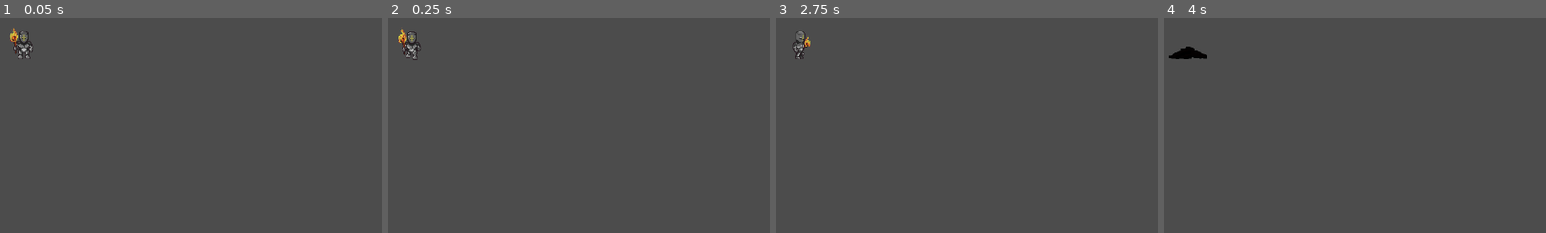
Above: before the commit, frames 1-4 (left to right).
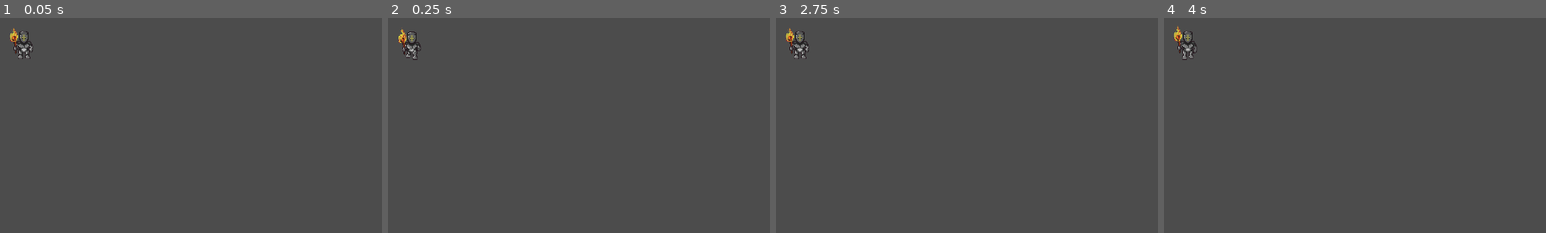
Above: after the commit, the same moments.

Repository: ld-51-game-jam/LD51-TD
Game: Godot game, scene res://src/enemies/Enemy.tscn
The game is run twice, just before and just after one commit, with the same random seed, the same clock (stepped at 60 frames per second) and the same inputs. This scene is started directly instead of the project's main scene.
Inputs (mouse positions are % of the whole screen's width and height, from its top left):
- Up to frame 1 (0.05 s): no input
- Up to frame 2 (0.25 s): no input
- Up to frame 3 (2.75 s): tap Enter (ui_accept) at 0.5, 0.77, 1.25, 1.52, 2 s; move the mouse to (72, 45) at 0.52 s; move the mouse to (30, 55) at 1.27 s; move the mouse to (60, 28) at 2.02 s
- Up to frame 4 (4 s): move the mouse to (45, 70) at 2.77 s; tap Enter (ui_accept) at 3.02, 3.77 s; move the mouse to (80, 65) at 3.52 s
The pictures show only the part of the screen within x 0-50%, y 0-50%; the shares and areas given below are measured in that part.

The runs differ from the first frame. In frame 2, less than 0.1% of the frame differs, in the area x 4-5%, y 7-8%; in frame 3, 0.4%; in frame 4, 0.7%, in the area x 1-12%, y 3-20%.

Commit message:
Enemy update

Diff:
--- a/project.godot
+++ b/project.godot
@@ -32,9 +32,6 @@
 
 window/size/width=1280
 window/size/height=720
-mouse_cursor/custom_image="res://assets/ui/cursor.png"
-window/stretch/mode="2d"
-window/stretch/aspect="keep"
 
 [gui]
 
--- a/src/enemies/Enemy.gd
+++ b/src/enemies/Enemy.gd
@@ -28,15 +28,7 @@
 	match $AnimatedSprite.animation:
 		"death":
 			$AnimatedSprite.animation = "dead"
-		"human_walking_south":
-			if _demo_mode:
-				demo_walk_count = demo_walk_count + 1
-				if demo_walk_count > 3:
-					$AnimatedSprite.animation = "death"
-					demo_walk_count = 0
-		"revive":
-			if _demo_mode:
-				$AnimatedSprite.animation = "human_walking_south"
+
 
 # detect a bullet hitting enemy player
 # bullet_hit(node: Bullet) -> void:
--- a/src/enemies/Enemy.tscn
+++ b/src/enemies/Enemy.tscn
@@ -325,7 +325,7 @@
 position = Vector2( 40, 39 )
 frames = SubResource( 9 )
 animation = "death"
-frame = 13
+frame = 1
 playing = true
 
 [node name="CollisionShape2D" type="CollisionShape2D" parent="."]
--- a/src/levels/LevelOne.gd
+++ b/src/levels/LevelOne.gd
@@ -8,9 +8,6 @@
 var build_location
 var build_type
 
-# Declare member variables here. Examples:
-# var a: int = 2
-# var b: String = "text"
 
 
 # Called when the node enters the scene tree for the first time.
--- a/src/levels/UI.gd
+++ b/src/levels/UI.gd
@@ -1,9 +1,5 @@
 extends CanvasLayer
 
-
-# Declare member variables here. Examples:
-# var a: int = 2
-# var b: String = "text"
 
 func set_tower_preview(tower_type: String, mouse_position: Vector2):
 	var drag_tower = load("res://src/towers/" + tower_type + ".tscn").instance()
--- a/src/start_menu/Menu.gd
+++ b/src/start_menu/Menu.gd
@@ -1,24 +1,9 @@
 extends Control
 
 
-# Declare member variables here. Examples:
-# var a = 2
-# var b = "text"
-
-
-# Called when the node enters the scene tree for the first time.
-func _ready():
-	pass # Replace with function body.
-
-
-# Called every frame. 'delta' is the elapsed time since the previous frame.
-#func _process(delta):
-#	pass
-
-
-func _on_StartButton_pressed():
+func _on_StartButton_pressed() -> void:
 	get_tree().change_scene("res://src/levels/LevelOne.tscn")
 
 
-func _on_OptionsButton_pressed():
+func _on_OptionsButton_pressed() -> void:
 	pass # Replace with function body.
--- /dev/null
+++ b/src/start_menu/PathFollow2D.gd
@@ -0,0 +1,7 @@
+extends PathFollow2D
+
+func _start() -> void:
+	var enemy = get_tree().get_root().get_node(".").EnemyScene.instance()
+
+	add_child(enemy)
+	print(enemy)
--- a/src/start_menu/StartScene.gd
+++ b/src/start_menu/StartScene.gd
@@ -1,4 +1,6 @@
 extends Node2D
+
+export(PackedScene) var EnemyScene
 
 func _on_QuitButton_pressed() -> void:
 	get_tree().quit()
--- a/src/start_menu/StartScene.tscn
+++ b/src/start_menu/StartScene.tscn
@@ -8,6 +8,7 @@
 [ext_resource path="res://assets/base/terrainTiles_default.png" type="Texture" id=6]
 [ext_resource path="res://assets/props/crateWood.png" type="Texture" id=7]
 [ext_resource path="res://assets/props/crateMetal.png" type="Texture" id=8]
+[ext_resource path="res://src/start_menu/PathFollow2D.gd" type="Script" id=9]
 
 [sub_resource type="TileSet" id=1]
 0/name = "terrainTiles_default.png 0"
@@ -157,6 +158,11 @@
 5/shapes = [  ]
 5/z_index = 0
 
+[sub_resource type="Curve2D" id=5]
+_data = {
+"points": PoolVector2Array( 0, 0, 0, 0, 1376, 96, 0, 0, 0, 0, 744, 104, 0, 0, 0, 0, 744, 520, 0, 0, 0, 0, 680, 552, 0, 0, 0, 0, 664, 600, 0, 0, 0, 0, 360, 616, 0, 0, 0, 0, 344, 728, 0, 0, 0, 0, 232, 744, 0, 0, 0, 0, 224, 704 )
+}
+
 [node name="StartScene" type="Node2D"]
 script = ExtResource( 1 )
 
@@ -218,6 +224,14 @@
 margin_bottom = 86.0
 text = "Quit"
 
+[node name="Path2D" type="Path2D" parent="."]
+curve = SubResource( 5 )
+
+[node name="PathFollow2D" type="PathFollow2D" parent="Path2D"]
+position = Vector2( 1376, 96 )
+rotation = 3.12894
+script = ExtResource( 9 )
+
 [connection signal="pressed" from="Menu/VBoxContainer/StartButton" to="Menu" method="_on_StartButton_pressed"]
 [connection signal="pressed" from="Menu/VBoxContainer/OptionsButton" to="Menu" method="_on_OptionsButton_pressed"]
 [connection signal="pressed" from="Menu/VBoxContainer/QuitButton" to="." method="_on_QuitButton_pressed"]
Not shown: 1 places in src/start_menu/StartScene.tscn that only renumber resources
